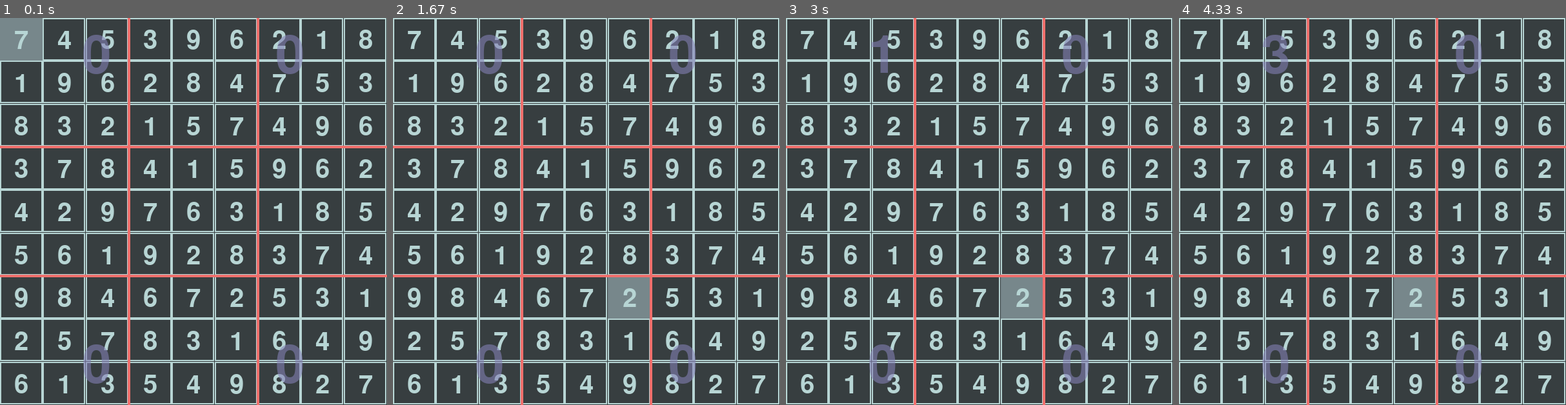
Above: before the commit, frames 1-4 (left to right).
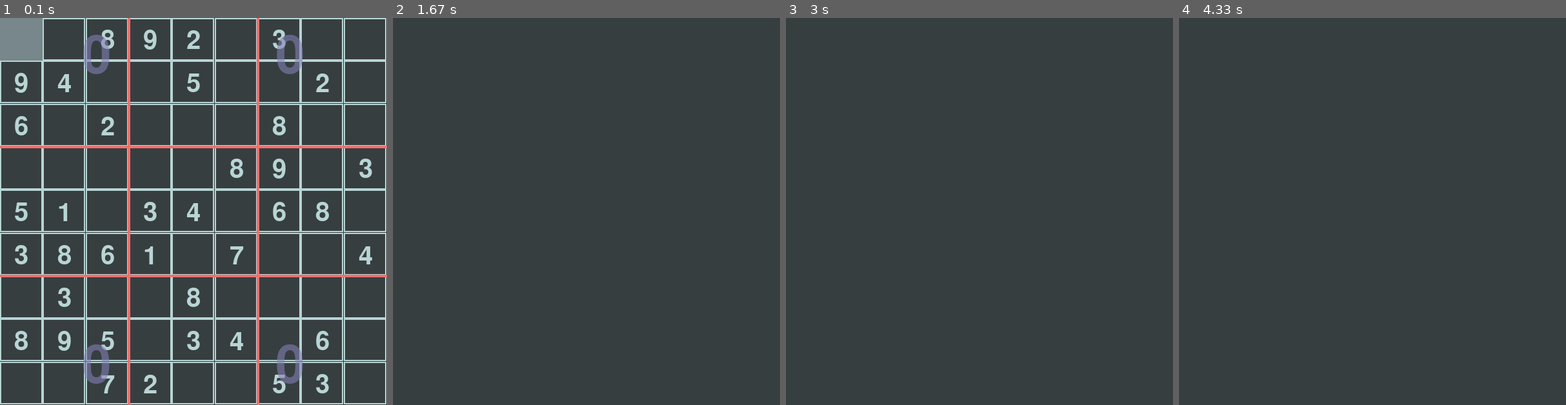
Above: after the commit, the same moments.

Repository: leifer98/soduko-python
Game: pygame game, started from soduko.py
Two runs of this game, one before a commit and one after it. Both use one fixed random seed, a clock stepped at 60 frames per second and the inputs below.
Inputs (mouse positions are in pixels of both pictures, inside the frame that each line leads up to):
- Up to frame 1 (0.1 s): no input
- Up to frame 2 (1.67 s): tap Space at 0.33 s; click (625, 296) at 0.72 s; tap 1 at 1 s
- Up to frame 3 (3 s): no input
- Up to frame 4 (4.33 s): no input

The runs differ from the first frame. In frame 1, 6.5% of the frame differs, in the area x 3-97%, y 3-98%; in frame 2, 22%, in the area x 0-100%, y 0-100%; in frame 3, 22%; in frame 4, 22%.

Commit message:
added sodukes, pause feature, and random soduko starter

Diff:
--- a/soduko.py
+++ b/soduko.py
@@ -1,4 +1,4 @@
-import pygame, time, copy, math
+import pygame, time, copy, math, sodukodata
 
 pygame.init()
 width, height, fps = 450, 450, 30 # change fps to make solution loops speed
@@ -11,90 +11,9 @@
 reverted, solved = [], []
 score, delay, winloss, = 0, 0, True
 player, score2, pause = False, 0, False
-# hard
-# matrix = [[7,0,6,0,0,0,0,8,0],
-#           [0,0,2,1,0,0,0,0,6],
-#           [0,0,0,0,0,0,0,0,7],
-#           [0,9,0,0,0,0,3,5,0],
-#           [8,0,0,5,0,0,0,0,0],
-#           [0,1,0,0,2,0,0,0,0],
-#           [0,0,0,2,7,6,0,0,0],
-#           [0,0,0,0,0,1,8,0,9],
-#           [0,0,0,0,0,8,4,0,0]]
-# medium
-# matrix = [[5,0,3,0,0,7,0,6,0],
-#           [1,9,0,0,2,0,0,4,0],
-#           [0,0,0,4,0,0,0,0,8],
-#           [6,0,0,0,3,0,8,0,0],
-#           [0,7,0,5,0,2,0,3,0],
-#           [0,2,4,0,1,0,0,0,9],
-#           [7,0,0,0,0,9,0,0,0],
-#           [0,3,0,0,8,0,0,7,6],
-#           [0,5,0,1,0,0,2,0,0]]
-# matrix = [[0,0,5,1,0,0,0,7,0],
-#           [7,3,4,0,0,8,0,0,1],
-#           [0,0,9,7,0,0,0,3,5],
-#           [0,2,6,8,0,1,0,4,0],
-#           [0,0,0,0,0,0,6,2,0],
-#           [4,0,3,0,5,6,1,9,0],
-#           [0,6,0,4,2,7,3,1,0],
-#           [0,0,0,0,0,3,0,5,0],
-#           [3,4,0,9,1,0,0,8,0]]
-# easy
-# matrix = [[3,0,9,0,0,0,4,0,1],
-#           [0,0,0,9,0,2,0,7,0],
-#           [0,0,2,4,1,7,5,0,0],
-#           [0,2,4,0,0,0,1,6,0],
-#           [0,0,0,2,0,4,0,0,8],
-#           [0,8,5,0,0,0,2,3,0],
-#           [0,0,3,6,8,1,7,0,0],
-#           [0,0,0,7,0,5,0,0,0],
-#           [2,0,7,0,0,0,6,0,5]]
-# matrix = [[0, 0, 8, 9, 2, 0, 3, 0, 0],
-#          [9, 4, 0, 0, 5, 0, 0, 2, 0],
-#          [6, 0, 2, 0, 0, 0, 8, 0, 0],
-#          [0, 0, 0, 0, 0, 8, 9, 0, 3],
-#          [5, 1, 0, 3, 4, 0, 6, 8, 0],
-#          [3, 8, 6, 1, 0, 7, 0, 0, 4],
-#          [0, 3, 0, 0, 8, 0, 0, 0, 0],
-#          [8, 9, 5, 0, 3, 4, 0, 6, 0],
-#          [0, 0, 7, 2, 0, 0, 5, 3, 0]]
-# matrix = [[0, 0, 0, 0, 0, 0, 9, 8, 4],
-#         [4, 0, 0, 8, 0, 0, 2, 5, 0],
-#         [0, 8, 0, 0, 4, 9, 0, 0, 3],
-#         [9, 0, 6, 1, 5, 7, 8, 0, 2],
-#         [0, 0, 0, 0, 0, 0, 0, 4, 0],
-#         [0, 0, 0, 0, 8, 0, 1, 9, 6],
-#         [0, 3, 4, 9, 2, 8, 5, 6, 0],
-#         [6, 0, 2, 0, 1, 5, 3, 7, 0],
-#         [0, 0, 5, 0, 6, 0, 0, 0, 0]]
-# matrix = [[0, 4, 6, 1, 5, 0, 0, 0, 2],
-#         [0, 0, 0, 0, 0, 0, 0, 7, 5],
-#         [5, 7, 0, 2, 0, 0, 0, 1, 6],
-#         [3, 0, 0, 6, 7, 2, 8, 0, 0],
-#         [4, 0, 9, 8, 3, 0, 5, 2, 0],
-#         [2, 0, 0, 5, 4, 0, 1, 0, 0],
-#         [0, 0, 2, 0, 1, 5, 0, 0, 0],
-#         [8, 1, 0, 7, 6, 0, 0, 4, 0],
-#         [0, 0, 4, 0, 2, 0, 6, 0, 0]]
-# matrix = [[0, 0, 0, 5, 6, 0, 0, 1, 9],
-#         [9, 0, 0, 0, 0, 0, 6, 3, 0],
-#         [0, 0, 8, 0, 0, 3, 0, 0, 0],
-#         [0, 0, 9, 8, 3, 0, 4, 0, 0],
-#         [5, 0, 4, 7, 0, 6, 0, 0, 0],
-#         [6, 0, 0, 0, 0, 0, 0, 0, 1],
-#         [2, 3, 0, 6, 0, 9, 1, 4, 8],
-#         [8, 7, 0, 0, 0, 0, 0, 0, 5],
-#         [4, 9, 0, 2, 8, 5, 7, 6, 0]]
-matrix = [[0, 0, 5, 0, 0, 0, 2, 1, 0],
-            [1, 9, 6, 2, 8, 4, 7, 5, 3],
-            [0, 3, 0, 1, 5, 0, 4, 0, 6],
-            [3, 0, 8, 0, 0, 5, 0, 0, 0],
-            [4, 0, 0, 0, 6, 3, 0, 0, 0],
-            [5, 0, 1, 9, 2, 0, 3, 7, 4],
-            [0, 0, 0, 0, 0, 2, 5, 0, 0],
-            [0, 5, 0, 0, 3, 0, 6, 0, 0],
-            [0, 1, 3, 0, 4, 0, 0, 0, 0]]
+
+data_object = sodukodata.Data()
+matrix = data_object.random_matrix()
 
 def upside(matrix):
     opp = []
@@ -435,9 +354,10 @@
         if event.type == pygame.QUIT:
             pygame.quit()
             quit()
-        if event.type == pygame.KEYDOWN:
-            pause = not pause
-            start_ticks = pygame.time.get_ticks()
+        if event.type == pygame.KEYDOWN and event.key == pygame.K_SPACE:
+            if (pause and ((pygame.time.get_ticks() - start_ticks) / 1000) > 3) or not pause:
+                pause = not pause
+                start_ticks = pygame.time.get_ticks()
 
     surface.fill(black)
     for i in range(9):
@@ -450,7 +370,8 @@
 
     scorer()
     timer()
-
+    if pause:
+        surface.fill(black)
     pygame.display.update()
     clock.tick(fps)
 
@@ -499,7 +420,7 @@
 solve(matrix,0,0)
 solved = copy.deepcopy(matrix)
 # comment to see the solved version
-# matrix = copy.deepcopy(reverted)
+matrix = copy.deepcopy(reverted)
 while True:
     loop()
 
--- /dev/null
+++ b/sodukodata.py
@@ -0,0 +1,130 @@
+import random
+
+class Data:
+    def __init__(self):
+        self.data = [
+            # hard
+            [[7,0,6,0,0,0,0,8,0],
+            [0,0,2,1,0,0,0,0,6],
+            [0,0,0,0,0,0,0,0,7],
+            [0,9,0,0,0,0,3,5,0],
+            [8,0,0,5,0,0,0,0,0],
+            [0,1,0,0,2,0,0,0,0],
+            [0,0,0,2,7,6,0,0,0],
+            [0,0,0,0,0,1,8,0,9],
+            [0,0,0,0,0,8,4,0,0]],
+            # medium
+            [[5,0,3,0,0,7,0,6,0],
+            [1,9,0,0,2,0,0,4,0],
+            [0,0,0,4,0,0,0,0,8],
+            [6,0,0,0,3,0,8,0,0],
+            [0,7,0,5,0,2,0,3,0],
+            [0,2,4,0,1,0,0,0,9],
+            [7,0,0,0,0,9,0,0,0],
+            [0,3,0,0,8,0,0,7,6],
+            [0,5,0,1,0,0,2,0,0]],
+
+            [[0,0,5,1,0,0,0,7,0],
+            [7,3,4,0,0,8,0,0,1],
+            [0,0,9,7,0,0,0,3,5],
+            [0,2,6,8,0,1,0,4,0],
+            [0,0,0,0,0,0,6,2,0],
+            [4,0,3,0,5,6,1,9,0],
+            [0,6,0,4,2,7,3,1,0],
+            [0,0,0,0,0,3,0,5,0],
+            [3,4,0,9,1,0,0,8,0]],
+            # easy
+            [[3,0,9,0,0,0,4,0,1],
+            [0,0,0,9,0,2,0,7,0],
+            [0,0,2,4,1,7,5,0,0],
+            [0,2,4,0,0,0,1,6,0],
+            [0,0,0,2,0,4,0,0,8],
+            [0,8,5,0,0,0,2,3,0],
+            [0,0,3,6,8,1,7,0,0],
+            [0,0,0,7,0,5,0,0,0],
+            [2,0,7,0,0,0,6,0,5]],
+
+            [[0, 0, 8, 9, 2, 0, 3, 0, 0],
+            [9, 4, 0, 0, 5, 0, 0, 2, 0],
+            [6, 0, 2, 0, 0, 0, 8, 0, 0],
+            [0, 0, 0, 0, 0, 8, 9, 0, 3],
+            [5, 1, 0, 3, 4, 0, 6, 8, 0],
+            [3, 8, 6, 1, 0, 7, 0, 0, 4],
+            [0, 3, 0, 0, 8, 0, 0, 0, 0],
+            [8, 9, 5, 0, 3, 4, 0, 6, 0],
+            [0, 0, 7, 2, 0, 0, 5, 3, 0]],
+
+            [[0, 0, 0, 0, 0, 0, 9, 8, 4],
+            [4, 0, 0, 8, 0, 0, 2, 5, 0],
+            [0, 8, 0, 0, 4, 9, 0, 0, 3],
+            [9, 0, 6, 1, 5, 7, 8, 0, 2],
+            [0, 0, 0, 0, 0, 0, 0, 4, 0],
+            [0, 0, 0, 0, 8, 0, 1, 9, 6],
+            [0, 3, 4, 9, 2, 8, 5, 6, 0],
+            [6, 0, 2, 0, 1, 5, 3, 7, 0],
+            [0, 0, 5, 0, 6, 0, 0, 0, 0]],
+
+            [[0, 4, 6, 1, 5, 0, 0, 0, 2],
+            [0, 0, 0, 0, 0, 0, 0, 7, 5],
+            [5, 7, 0, 2, 0, 0, 0, 1, 6],
+            [3, 0, 0, 6, 7, 2, 8, 0, 0],
+            [4, 0, 9, 8, 3, 0, 5, 2, 0],
+            [2, 0, 0, 5, 4, 0, 1, 0, 0],
+            [0, 0, 2, 0, 1, 5, 0, 0, 0],
+            [8, 1, 0, 7, 6, 0, 0, 4, 0],
+            [0, 0, 4, 0, 2, 0, 6, 0, 0]],
+
+            [[0, 0, 0, 5, 6, 0, 0, 1, 9],
+            [9, 0, 0, 0, 0, 0, 6, 3, 0],
+            [0, 0, 8, 0, 0, 3, 0, 0, 0],
+            [0, 0, 9, 8, 3, 0, 4, 0, 0],
+            [5, 0, 4, 7, 0, 6, 0, 0, 0],
+            [6, 0, 0, 0, 0, 0, 0, 0, 1],
+            [2, 3, 0, 6, 0, 9, 1, 4, 8],
+            [8, 7, 0, 0, 0, 0, 0, 0, 5],
+            [4, 9, 0, 2, 8, 5, 7, 6, 0]],
+
+            [[0, 0, 5, 0, 0, 0, 2, 1, 0],
+            [1, 9, 6, 2, 8, 4, 7, 5, 3],
+            [0, 3, 0, 1, 5, 0, 4, 0, 6],
+            [3, 0, 8, 0, 0, 5, 0, 0, 0],
+            [4, 0, 0, 0, 6, 3, 0, 0, 0],
+            [5, 0, 1, 9, 2, 0, 3, 7, 4],
+            [0, 0, 0, 0, 0, 2, 5, 0, 0],
+            [0, 5, 0, 0, 3, 0, 6, 0, 0],
+            [0, 1, 3, 0, 4, 0, 0, 0, 0]],
+
+            [[0, 0, 0, 0, 9, 0, 0, 5, 0],
+             [0, 8, 5, 4, 0, 0, 0, 0, 0],
+             [4, 0, 6, 0, 0, 0, 1, 0, 8],
+             [0, 7, 0, 0, 4, 0, 9, 0, 5],
+             [0, 0, 0, 1, 7, 0, 3, 8, 0],
+             [6, 0, 0, 8, 0, 0, 0, 0, 0],
+             [1, 0, 0, 9, 0, 3, 0, 0, 0],
+             [9, 6, 7, 2, 0, 5, 8, 4, 0],
+             [0, 3, 8, 7, 0, 4, 2, 1, 9]],
+
+            [[8, 1, 7, 0, 0, 0, 0, 4, 5],
+             [0, 0, 0, 0, 5, 1, 7, 0, 6],
+             [2, 6, 5, 0, 0, 3, 0, 0, 1],
+             [4, 7, 0, 5, 6, 8, 0, 0, 0],
+             [9, 5, 1, 0, 0, 0, 0, 8, 0],
+             [0, 3, 0, 0, 9, 0, 2, 0, 0],
+             [0, 4, 0, 2, 0, 0, 0, 0, 0],
+             [0, 0, 0, 0, 0, 5, 0, 7, 9],
+             [5, 8, 9, 7, 3, 0, 1, 6, 0]],
+
+            [[0, 9, 0, 0, 0, 7, 5, 2, 0],
+             [0, 0, 6, 8, 0, 0, 0, 0, 0],
+             [0, 0, 0, 3, 0, 9, 1, 0, 8],
+             [2, 8, 0, 7, 0, 0, 0, 0, 0],
+             [6, 0, 7, 0, 0, 0, 3, 8, 0],
+             [0, 0, 0, 0, 0, 5, 0, 0, 2],
+             [0, 0, 3, 5, 1, 0, 0, 0, 0],
+             [8, 1, 0, 9, 7, 0, 4, 5, 3],
+             [9, 6, 5, 4, 2, 0, 8, 0, 7]]
+        ]
+    def random_matrix(self):
+        # i = random.randint(0,len(self.data)-1)
+        i = random.randint(3,len(self.data)-1) #for easy mode only
+        return self.data[i]
--- /dev/null
+++ b/tryouts.py
@@ -0,0 +1,4 @@
+import sodukodata
+
+new = sodukodata.Data()
+print(new.random_matrix())
